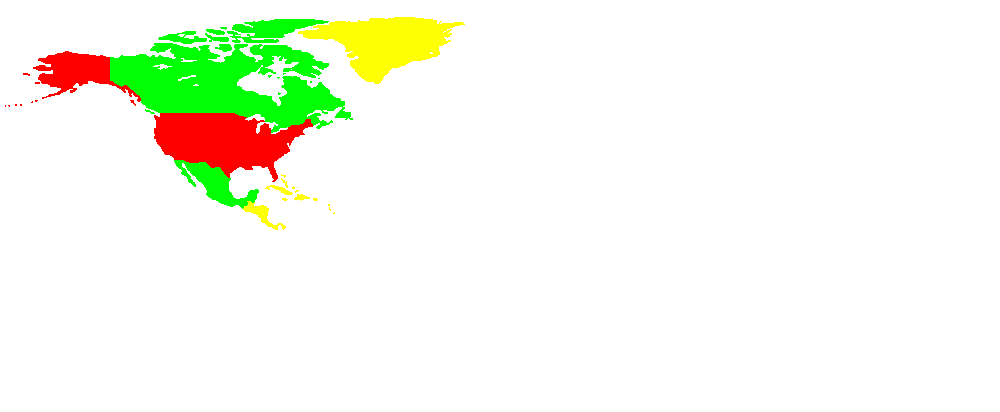
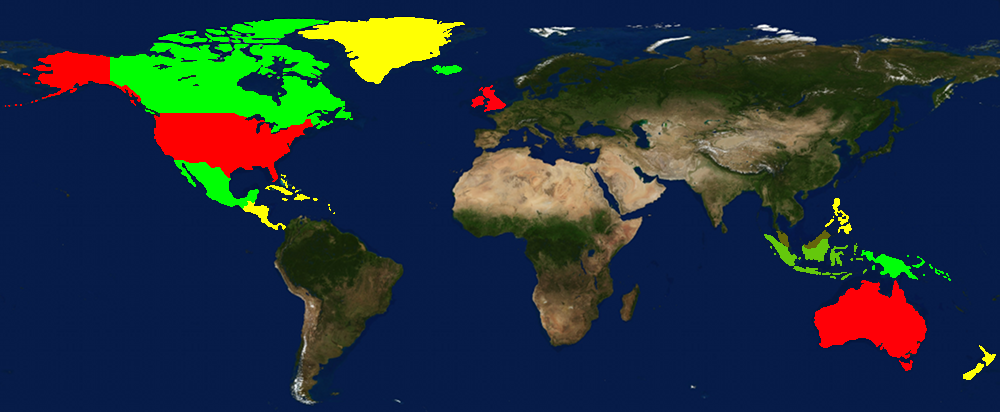
Two versions of the same layered image (1000x412). Layer-by-layer changes:
added layer "UK(14)" above "Iceland(13)" over [471, 85, 506, 112]
added layer "Iceland(13)" above "Indonesia(12)" over [432, 65, 462, 75]
added layer "Indonesia(12)" above "Malaysia(11)" over [764, 234, 867, 280]
added layer "Malaysia(11)" above "Philippines(10)" over [776, 230, 831, 249]
added layer "Philippines(10)" above "New Guinea(9)" over [825, 198, 852, 234]
added layer "New Guinea(9)" above "New Zealand(8)" over [861, 250, 951, 281]
added layer "New Zealand(8)" above "Australia(7)" over [963, 345, 996, 380]
added layer "Australia(7)" above "Carribean(6)" over [814, 280, 927, 371]
showed "Background" over [0, 0, 1000, 412]
